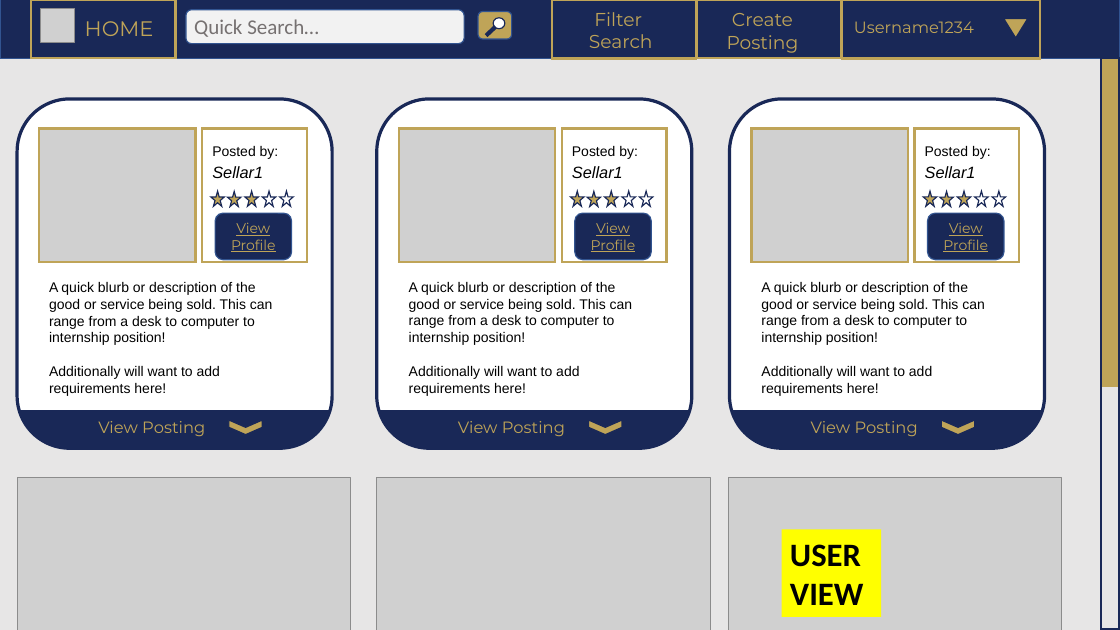
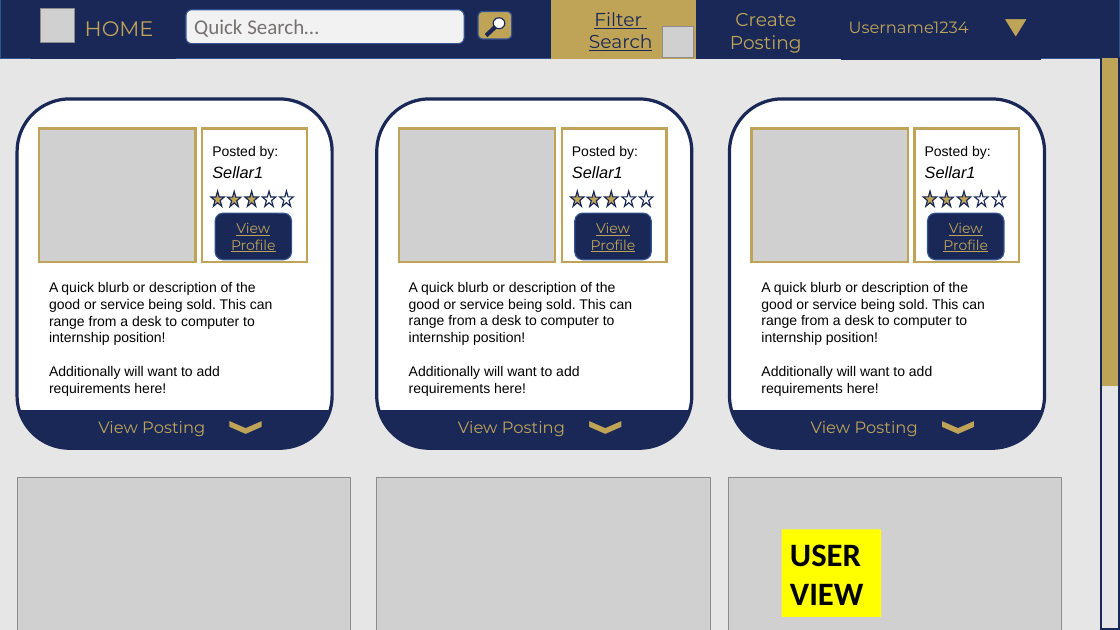
Before and after one commit to amm414/CS1530-Software-Engineering-Project, a slide deck: slide 1 of documentation/Mockups/powerpoint-pdf-mocks/mock-views.pptx. Drawn at 1120x630 pixels with LibreOffice and Linux fonts; fonts in the diff are those of the drawing; grey boxes stand for pictures. Boxes give left, top, right and bottom in pixels: in the first picture for what was removed or moved away, otherwise in the second. Text is boxed around its words. In the diff, an @@ line names an element or a change of style, - is before the commit and + after.

Commit message:
Update mock-views.pptx
changed the navbar to be all one color
the color scheme will change if mouse is "hovering" over it

```diff
--- a/documentation/Mockups/powerpoint-pdf-mocks/mock-views.pptx
+++ b/documentation/Mockups/powerpoint-pdf-mocks/mock-views.pptx
@@ rectangle at [31, 0, 176, 58]: outline #BFA458 2 pt to #192857 0.25 pt @@
@@ rectangle at [552, 0, 697, 58]: fill none to #BFA458 @@
@@ text "Filter" at [589, 12, 653, 51]: text colour #BFA458 to #192857, underline on @@
@@ picture added at [662, 26, 693, 57] @@
@@ rectangle at [697, 0, 841, 59]: outline #BFA458 2 pt to #192857 1 pt @@
@@ text "Username1234": place and size @@
-text "Username1234" at [854, 21, 974, 33]
+text "Username1234" at [849, 21, 969, 33]
@@ rectangle at [842, 1, 1040, 58]: outline #BFA458 2 pt to #192857 2 pt @@
```
Also in this commit, not shown: 1 other slide changed.
